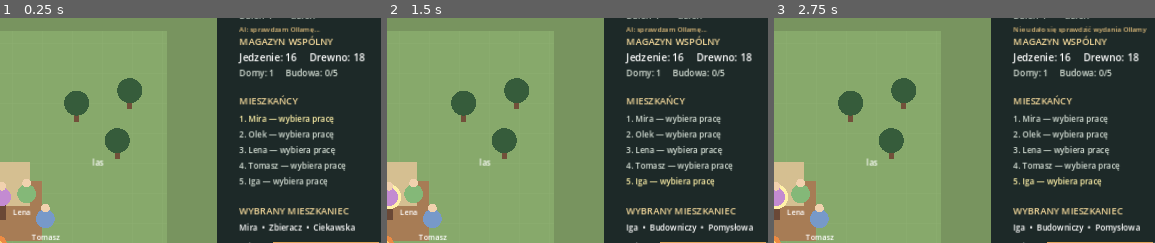
Above: before the commit, frames 1-3 (left to right).
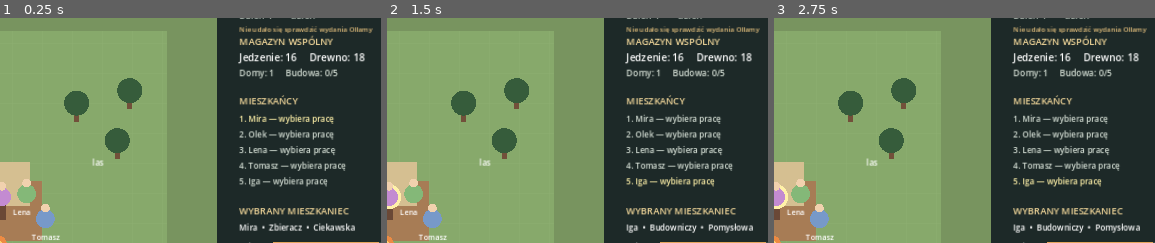
Above: after the commit, the same moments.

Repository: pabloosss/Wioska-ai
Game: Godot game, scene res://scenes/main.tscn
The game is run twice, just before and just after one commit, with the same random seed, the same clock (stepped at 60 frames per second) and the same inputs.
Inputs (mouse positions are % of the whole screen's width and height, from its top left):
- Up to frame 1 (0.25 s): no input
- Up to frame 2 (1.5 s): tap Enter at 0.5 s; move the mouse to (71, 45) at 0.52 s; tap 1 at 0.6 s; click (71, 45) at 0.67 s; tap Space at 0.77, 1.25 s; move the mouse to (27, 55) at 1.27 s; tap 5 at 1.35 s; click (27, 55) at 1.42 s
- Up to frame 3 (2.75 s): tap Space at 1.52 s; tap Enter at 2 s; move the mouse to (58, 28) at 2.02 s; tap R at 2.1 s; click (58, 28) at 2.17 s
The pictures show only the part of the screen within x 36-86%, y 10-60%; the shares and areas given below are measured in that part.

The runs differ from the first frame. In frame 1, 0.5% of the frame differs, in the area x 62-98%, y 3-7%; in frame 2, 0.5%; in frame 3, nothing differs.
Error before the commit: Invalid assignment of property or key 'keep_partial_download' with value of type 'bool' on a base object of type 'HTTPRequest'. (res://scripts/ollama_bridge.gd…

Commit message:
Remove unsupported HTTPRequest property

Diff:
--- a/game/scripts/ollama_bridge.gd
+++ b/game/scripts/ollama_bridge.gd
@@ -33,7 +33,6 @@
 	download_http = HTTPRequest.new()
 	download_http.timeout = 0.0
 	download_http.use_threads = true
-	download_http.keep_partial_download = false
 	download_http.request_completed.connect(_on_runtime_download_completed)
 	add_child(download_http)
 	probe_timer = Timer.new()
